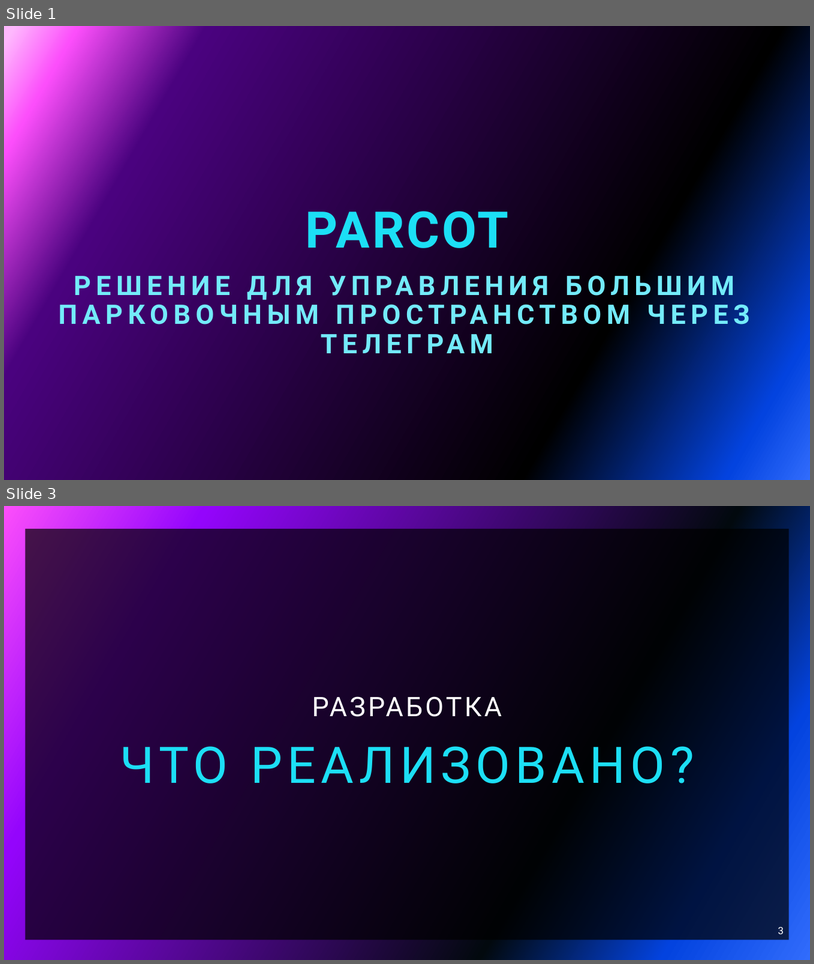
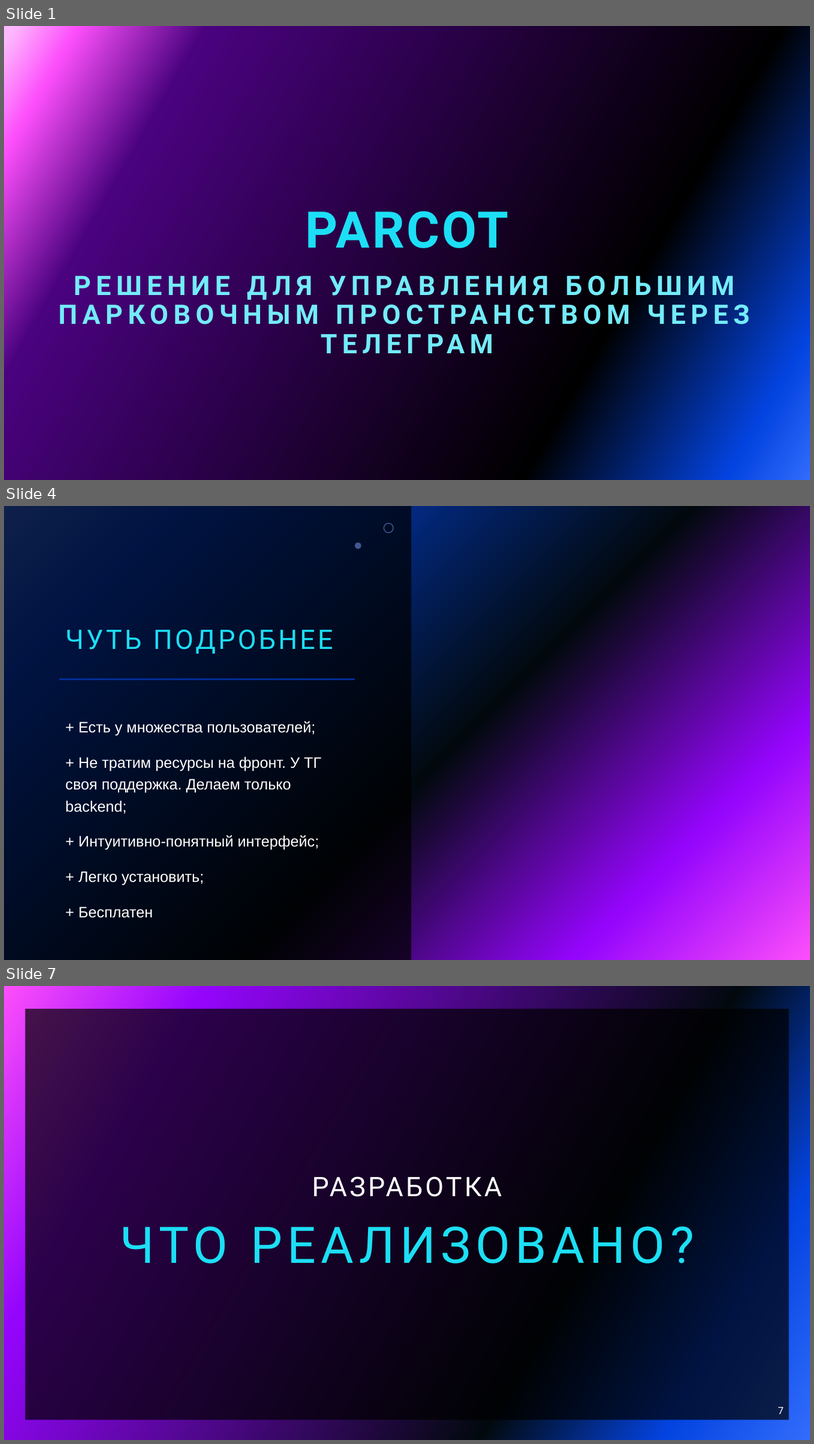
Before and after one commit to KrivoSoft/Parcot, a slide deck: Презентация Parcot.pptx. Shown one above the other, each under a label of ours: slides 1 and 3 before the commit, slides 1, 4 and 7 after it; the slides between them are not shown. The pictures are 814x964 and 814x1444 pixels, drawn with LibreOffice and Linux fonts; fonts in the diff are those of the drawing; background and template pictures are left out. Boxes give left, top, right and bottom in pixels: in the first picture for what was removed or moved away, otherwise in the second. Text is boxed around its words. In the diff, an @@ line names an element or a change of style, - is before the commit and + after.

Commit message:
Обновление ТОЛЬКО презентации после хакатона.

```diff
--- a/Презентация Parcot.pptx
+++ b/Презентация Parcot.pptx
@@ slide 4 added at (x1=4, y1=506, x2=810, y2=960), background gradient #316CFC to #0343DF to #02090E to #9405FC to #FC4EFB @@
@@ rectangle added at (x1=4, y1=506, x2=412, y2=960), fill #000000 at 70% opacity @@
@@ ellipse added at (x1=384, y1=523, x2=393, y2=532), outline #83A7FD 1 pt @@
@@ freeform shape added at (x1=355, y1=542, x2=362, y2=549), fill #83A7FD at 49% opacity @@
@@ title added at (x1=153, y1=629, x2=333, y2=654), 32 pt, text #1CDFF5 @@
+ЧУТЬ ПОДРОБНЕЕ
@@ line added from (59, 679) to (355, 679), #9405FC 2 pt @@
@@ text added at (x1=65, y1=721, x2=321, y2=918), 18 pt, text #FFFFFF @@
++ Есть у множества пользователей;
++ Не тратим ресурсы на фронт. У ТГ своя поддержка. Делаем только backend;
++ Интуитивно-понятный интерфейс;
++ Легко установить;
++ Бесплатен
@@ what was slide 3 is now slide 7 @@
@@ page number at (x1=779, y1=1407, x2=784, y2=1414): text changed @@
-3
+7
```
Also in this commit, not shown: 3 slides changed, 6 other slides added, 3 slides removed.
